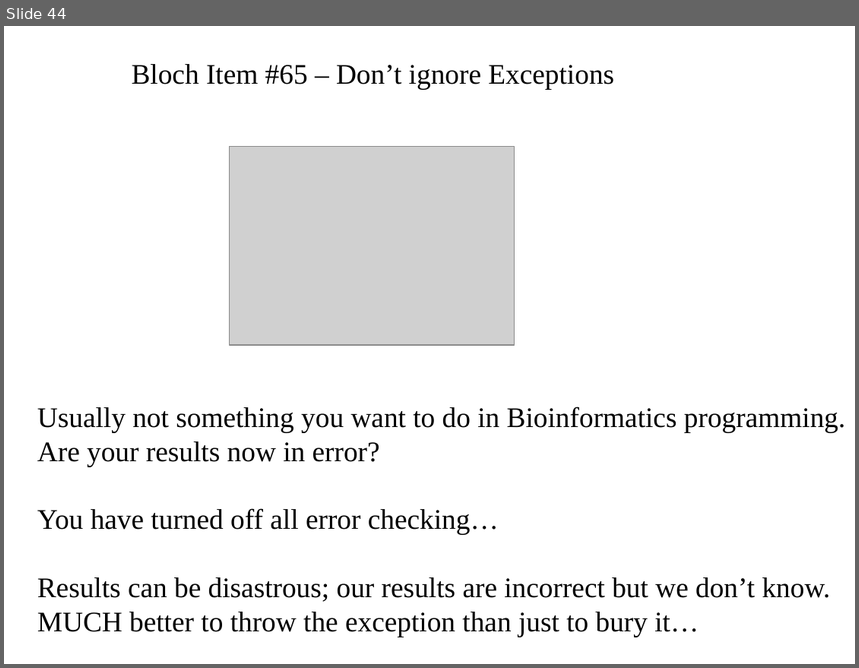
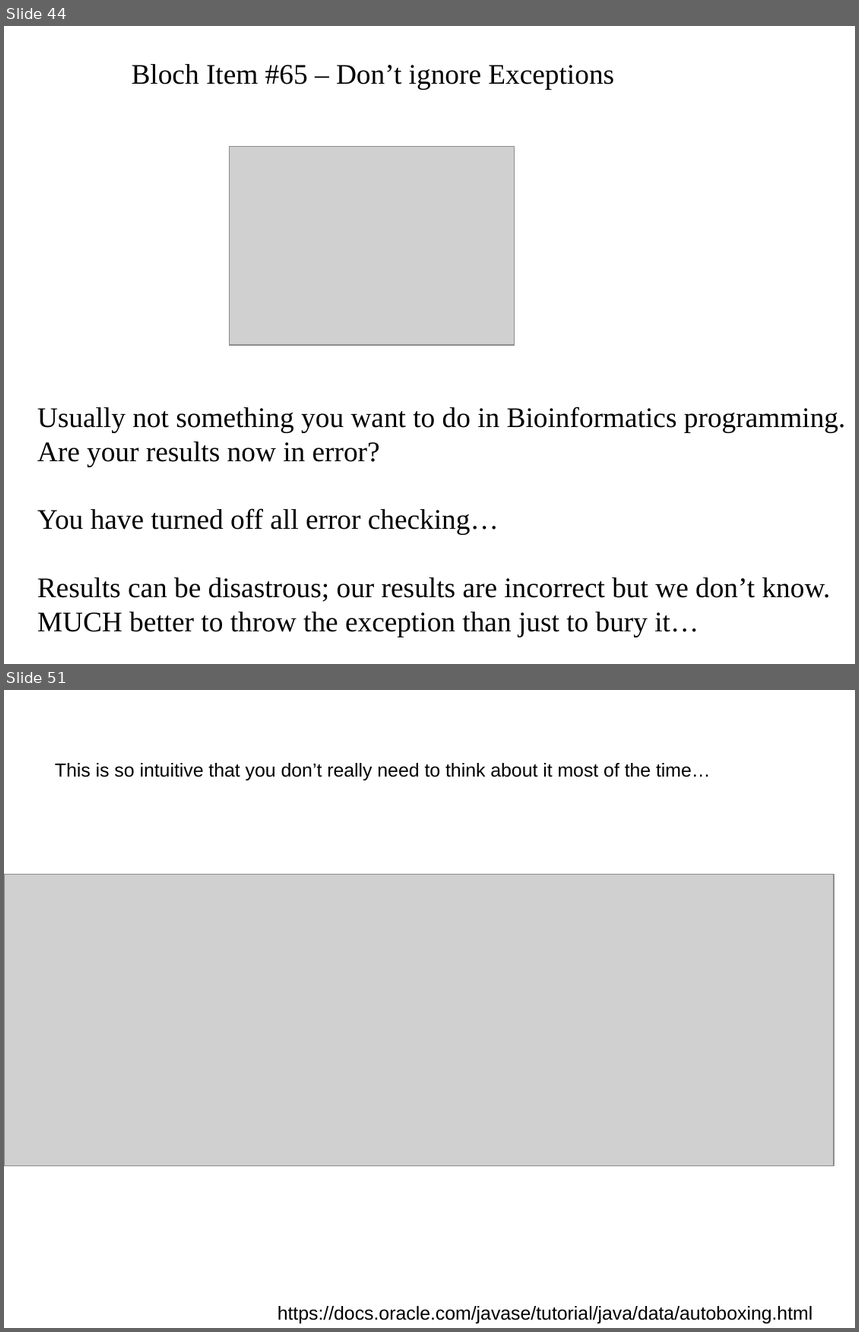
Before and after one commit to fodorclasses/fodorclasses.github.io, a slide deck: classes/prog2024/Prog3-Lecture10.ppt. Shown one above the other, each under a label of ours: slide 44 before the commit, slides 44 and 51 after it; the slides between them are not shown. The pictures are 859x668 and 859x1332 pixels, drawn with LibreOffice and Linux fonts; fonts in the diff are those of the drawing; grey boxes stand for pictures. Boxes give left, top, right and bottom in pixels: in the first picture for what was removed or moved away, otherwise in the second. Text is boxed around its words. In the diff, an @@ line names an element or a change of style, - is before the commit and + after.

```diff
--- a/classes/prog2024/Prog3-Lecture10.ppt
+++ b/classes/prog2024/Prog3-Lecture10.ppt
@@ slide 51 added at bbox=[4, 690, 855, 1328], background #FFFFFF @@
@@ text added at bbox=[55, 763, 711, 780], 16 pt, text #000000 @@
+This is so intuitive that you don’t really need to think about it most of the time…
@@ picture added at bbox=[4, 875, 834, 1167] @@
@@ text added at bbox=[278, 1306, 813, 1324], 16 pt, text #000000 @@
+https://docs.oracle.com/javase/tutorial/java/data/autoboxing.html
```
Also in this commit, not shown: 4 slides changed, 6 other slides added, 1 slide removed.
